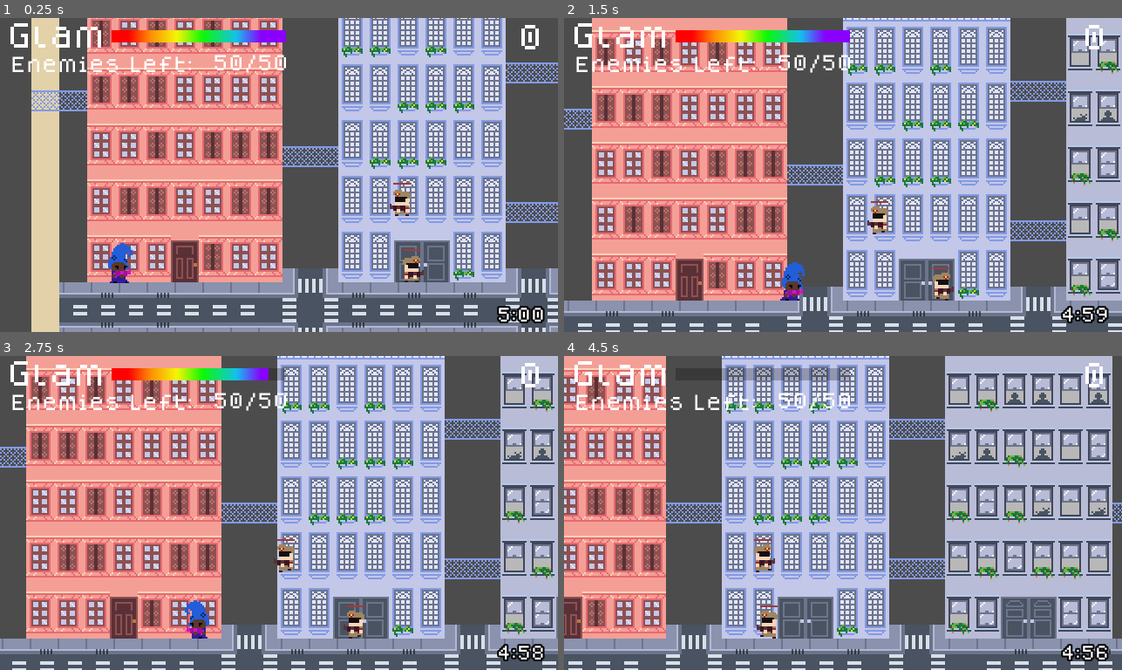
Above: before the commit, frames 1-4 (two rows, left to right).
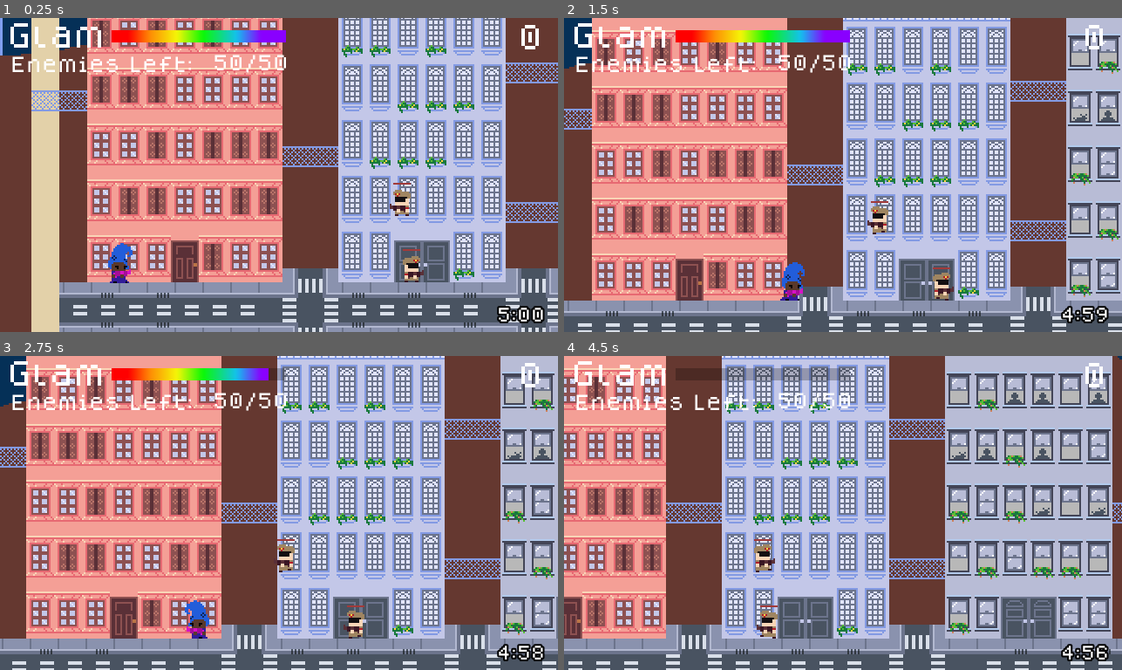
Above: after the commit, the same moments.

Repository: hamiltonromualdo/bring-ur-glam
Game: Godot game, scene res://src/Levels/EndGame.tscn
Same seed, same stepped clock (60 frames per second), same inputs: the game is played once before the commit and once after it. This scene is started directly instead of the project's main scene. Sound files missing from this copy of the repository are replaced by a short silence.
Inputs (mouse positions are in pixels of both pictures, inside the frame that each line leads up to):
- Up to frame 1 (0.25 s): no input
- Up to frame 2 (1.5 s): tap Enter (ui_accept) at 0.5, 0.77 s; move the mouse to (965, 159) at 0.52 s; hold Right (ui_right) from 0.53 s (still down); move the mouse to (731, 190) at 1.27 s
- Up to frame 3 (2.75 s): tap Enter (ui_accept) at 1.52 s; move the mouse to (334, 443) at 2.02 s; release Right (ui_right) at 2.03 s; hold Left (ui_left) from 2.03 s (still down)
- Up to frame 4 (4.5 s): move the mouse to (815, 575) at 2.77 s; release Left (ui_left) at 2.78 s; hold Right (ui_right) 2.78-4.28 s; tap Enter (ui_accept) at 3.02, 3.77 s; move the mouse to (1010, 560) at 3.52 s; move the mouse to (675, 465) at 4.27 s; hold Left (ui_left) from 4.28 s (still down)

The runs differ from the first frame. In frame 1, 24% of the frame differs, in the area x 0-100%, y 0-100%; in frame 2, 20%; in frame 3, 19%; in frame 4, 17%.

Commit message:
Adding BG to End game scene

Diff:
--- a/bring_ur_glam/src/Levels/EndGame.tscn
+++ b/bring_ur_glam/src/Levels/EndGame.tscn
@@ -1,17 +1,20 @@
-[gd_scene load_steps=15 format=2]
+[gd_scene load_steps=18 format=2]
 
 [ext_resource path="res://src/Levels/WalkingPath.gd" type="Script" id=1]
 [ext_resource path="res://src/Levels/EndGame.gd" type="Script" id=2]
 [ext_resource path="res://src/Actors/Player.tscn" type="PackedScene" id=3]
 [ext_resource path="res://src/UserInterface/HUD.tscn" type="PackedScene" id=4]
 [ext_resource path="res://src/Levels/Buildings.gd" type="Script" id=5]
-[ext_resource path="res://assets/bg.png" type="Texture" id=6]
+[ext_resource path="res://assets/bg/pl_city.png" type="Texture" id=6]
 [ext_resource path="res://assets/tiles/buildings.tres" type="TileSet" id=7]
 [ext_resource path="res://assets/tiles/path.tres" type="TileSet" id=8]
 [ext_resource path="res://src/UserInterface/HUDTheme.tres" type="Theme" id=9]
 [ext_resource path="res://assets/fonts/dogica/dogicapixel.ttf" type="DynamicFontData" id=10]
 [ext_resource path="res://assets/sound/playground_theme.mp3" type="AudioStream" id=11]
 [ext_resource path="res://src/UserInterface/GameOverScreen.tscn" type="PackedScene" id=12]
+[ext_resource path="res://assets/bg/pl_sunset_large.png" type="Texture" id=13]
+[ext_resource path="res://assets/bg/cristo.png" type="Texture" id=14]
+[ext_resource path="res://assets/bg/pl_sea.png" type="Texture" id=15]
 
 [sub_resource type="DynamicFont" id=1]
 size = 10
@@ -25,6 +28,28 @@
 [node name="EndGame" type="Node2D"]
 script = ExtResource( 2 )
 win_scene = ExtResource( 12 )
+
+[node name="Sky" type="Sprite" parent="."]
+position = Vector2( 216, -96 )
+z_index = -150
+texture = ExtResource( 13 )
+
+[node name="City" type="Sprite" parent="."]
+position = Vector2( 216, -29.2648 )
+scale = Vector2( 1.40323, 1.40323 )
+z_index = -100
+texture = ExtResource( 6 )
+
+[node name="Sea" type="Sprite" parent="."]
+position = Vector2( 192, 58 )
+scale = Vector2( 1.40323, 1.40323 )
+z_index = -100
+texture = ExtResource( 15 )
+
+[node name="Redeemer" type="Sprite" parent="."]
+position = Vector2( 64, 38 )
+z_index = -90
+texture = ExtResource( 14 )
 
 [node name="EnemiesCountLayer" type="CanvasLayer" parent="."]
 
@@ -70,9 +95,9 @@
 margin_right = -8.0
 margin_bottom = -8.0
 theme = ExtResource( 9 )
-custom_colors/font_outline_modulate = Color( 1, 0, 0, 1 )
+custom_colors/font_outline_modulate = Color( 0, 0, 0, 1 )
 custom_fonts/font = SubResource( 2 )
-text = "0:33"
+text = "5:00"
 align = 2
 valign = 2
 __meta__ = {
@@ -80,20 +105,6 @@
 }
 
 [node name="Tween" type="Tween" parent="TimerLayer"]
-
-[node name="Sky" type="ParallaxBackground" parent="."]
-
-[node name="ParallaxLayer" type="ParallaxLayer" parent="Sky"]
-visible = false
-position = Vector2( -1360, -16 )
-motion_scale = Vector2( 0.5, 0.5 )
-motion_mirroring = Vector2( 2784, 2379 )
-
-[node name="Sprite" type="Sprite" parent="Sky/ParallaxLayer"]
-position = Vector2( -736, -1760 )
-scale = Vector2( 3, 3 )
-texture = ExtResource( 6 )
-centered = false
 
 [node name="WalkingPath" type="TileMap" parent="."]
 show_behind_parent = true
Binary file added: bring_ur_glam/assets/bg/pl_sunset_large.png
Not shown, added: bring_ur_glam/assets/bg/pl_sunset_large.png.import
